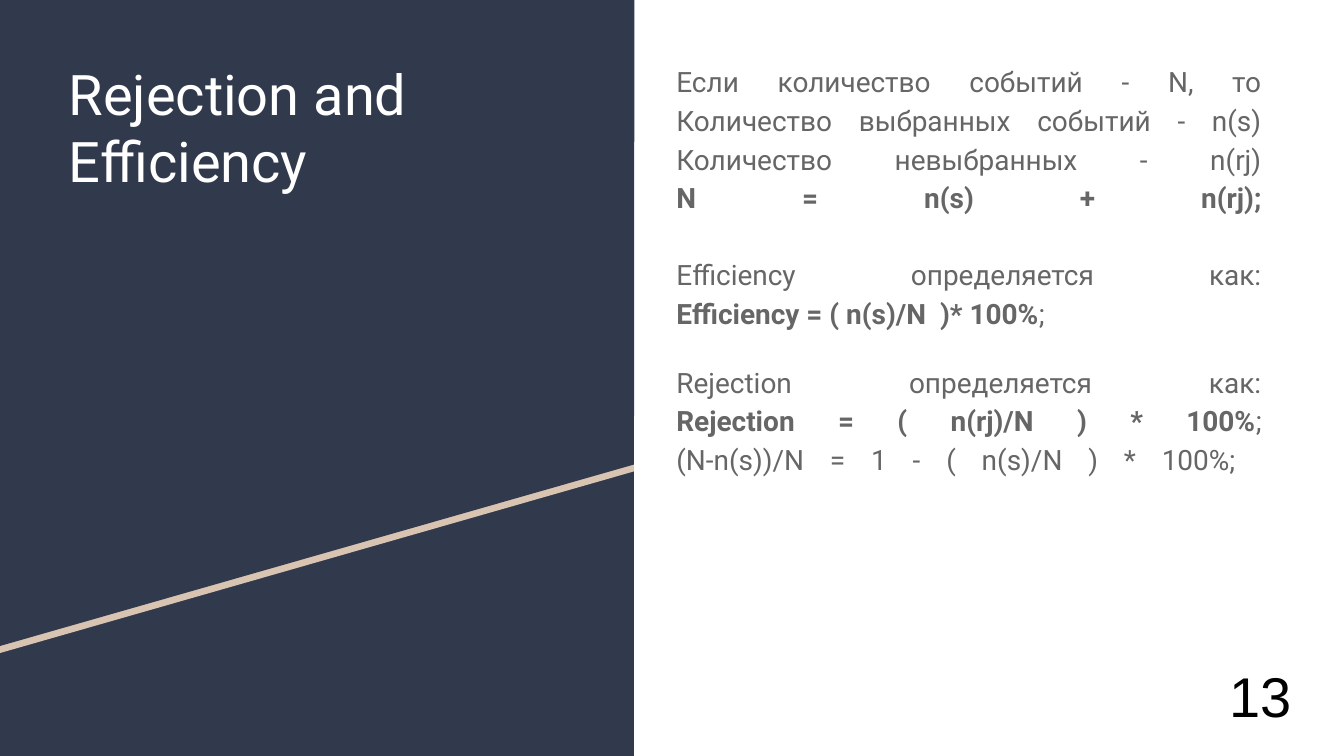
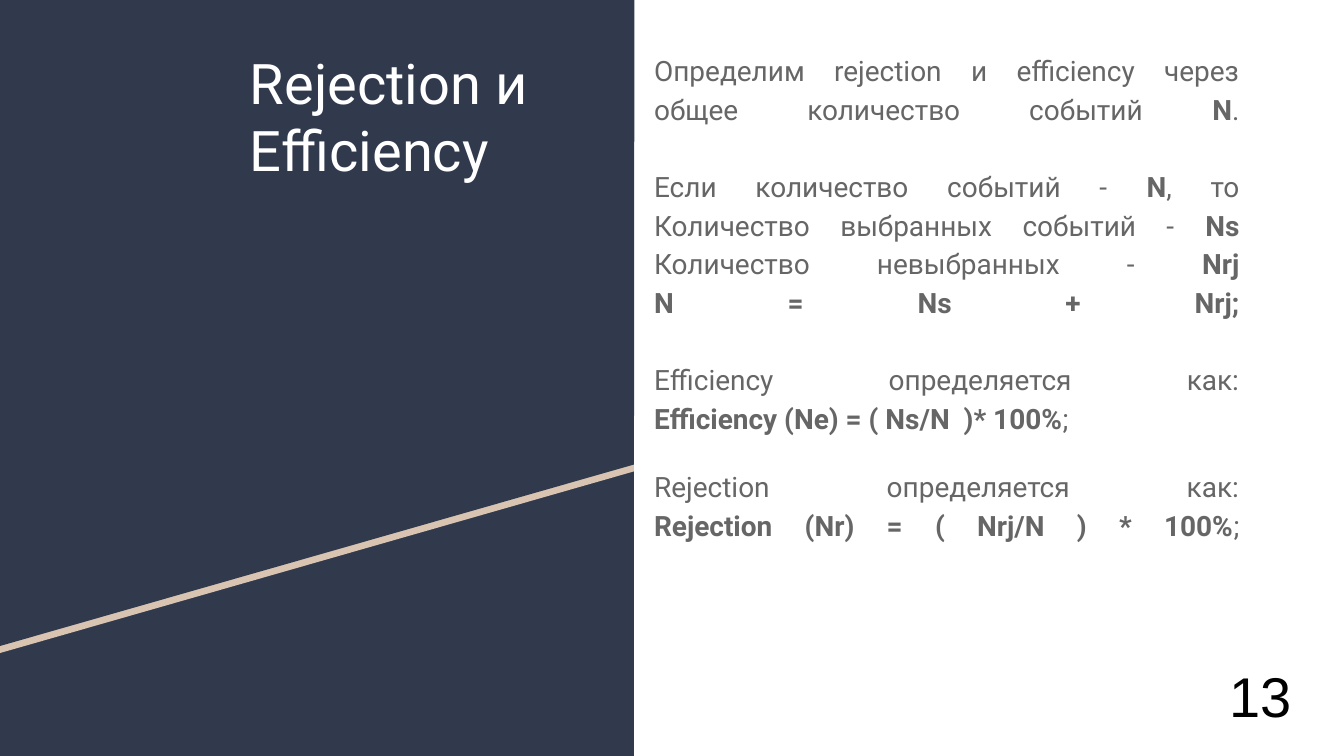
Before and after one commit to AlexanderUzunyan/TestProject, a slide deck: slide 13 of neuro/doc/TMVA.odp. Drawn at 1344x756 pixels with LibreOffice and Linux fonts; fonts in the diff are those of the drawing. Boxes give left, top, right and bottom in pixels: in the first picture for what was removed or moved away, otherwise in the second. Text is boxed around its words. In the diff, an @@ line names an element or a change of style, - is before the commit and + after.

```diff
--- a/neuro/doc/TMVA.odp
+++ b/neuro/doc/TMVA.odp
@@ title at [250,63,527,183]: text changed @@
-Rejection and Efficiency
+Rejection и Efficiency
@@ text at [654,60,1240,542]: text changed @@
-Если количество событий - N, то
-Количество выбранных событий - n(s)
-Количество невыбранных - n(rj)
-N = n(s) + n(rj);
-Efficiency определяется как:
-Efficiency = ( n(s)/N )* 100%;
-Rejection определяется как:
-Rejection = ( n(rj)/N ) * 100%;
-(N-n(s))/N = 1 - ( n(s)/N ) * 100%;
+Определим rejection и efficiency через общее количество событий N.
+Если количество событий - N, то
+Количество выбранных событий - Ns
+Количество невыбранных - Nrj
+N = Ns + Nrj;
+Efficiency определяется как:
+Efficiency (Ne) = ( Ns/N )* 100%;
+Rejection определяется как:
+Rejection (Nr) = ( Nrj/N ) * 100%;
```
Also in this commit, not shown: 15 other slides changed.
